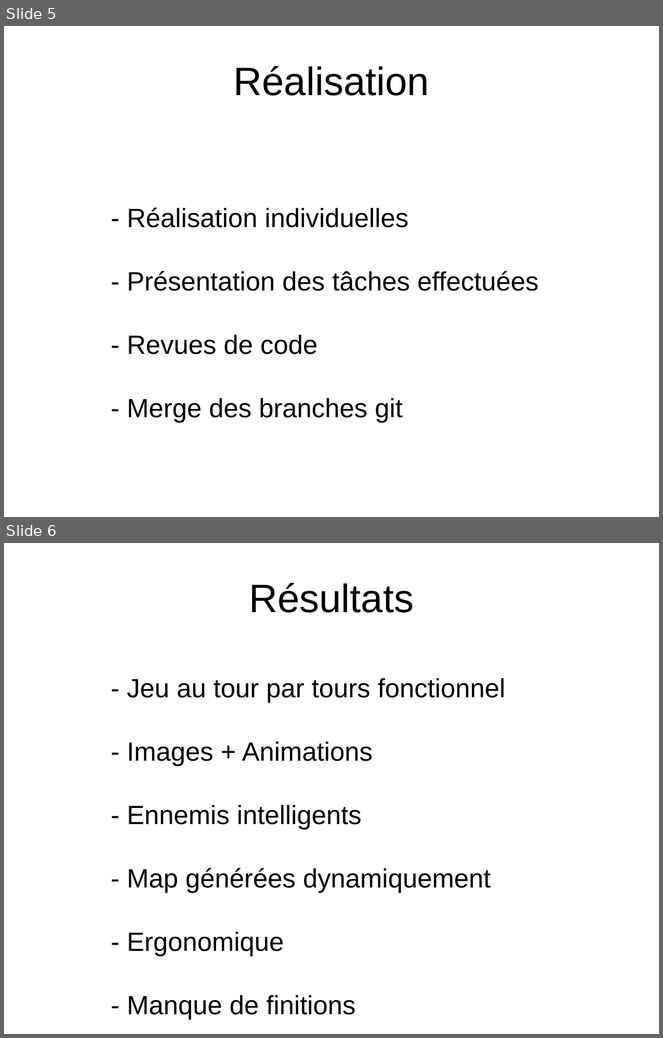
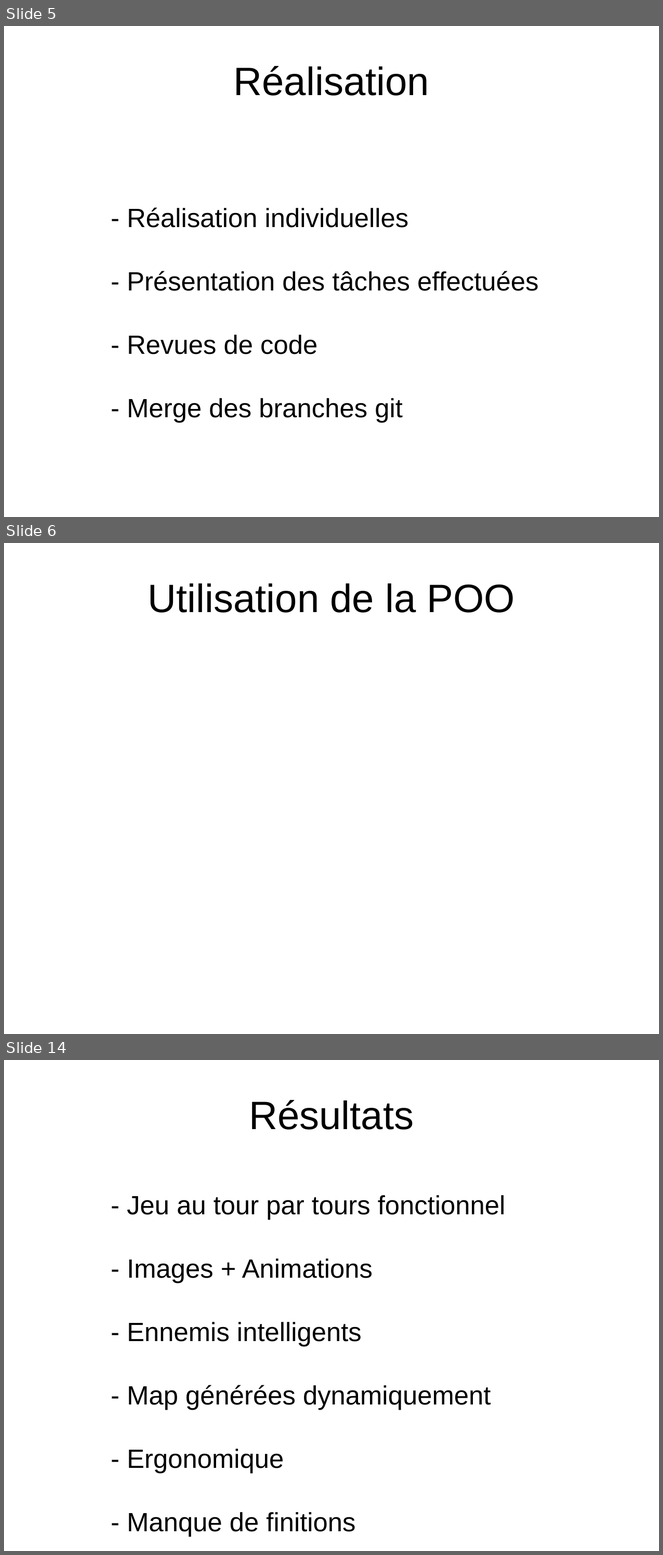
Before and after one commit to BalthazarPavot/WarGame, a slide deck: presentation/jet_1.odp. Shown one above the other, each under a label of ours: slides 5 and 6 before the commit, slides 5, 6 and 14 after it; the slides between them are not shown. The pictures are 663x1038 and 663x1555 pixels, drawn with LibreOffice and Linux fonts; fonts in the diff are those of the drawing. Boxes give left, top, right and bottom in pixels: in the first picture for what was removed or moved away, otherwise in the second. Text is boxed around its words. In the diff, an @@ line names an element or a change of style, - is before the commit and + after.

```diff
--- a/presentation/jet_1.odp
+++ b/presentation/jet_1.odp
@@ slide 6 added at (4,543,659,1034), background #FFFFFF @@
@@ text added at (148,583,515,613), 48 pt, text #000000 @@
+Utilisation de la POO
@@ what was slide 6 is now slide 14 @@
```
Also in this commit, not shown: 1 slide changed, 7 other slides added, 16 other files.
